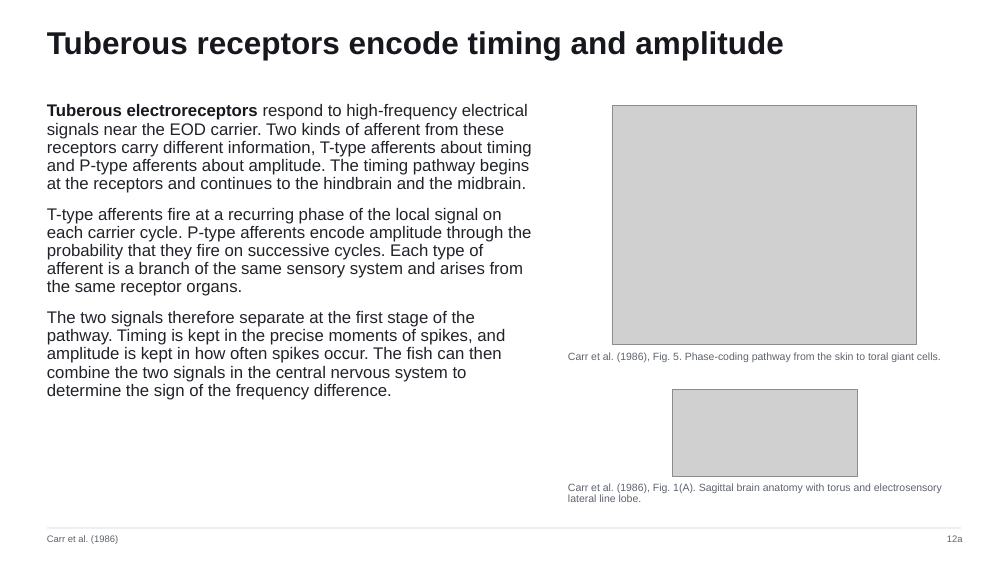
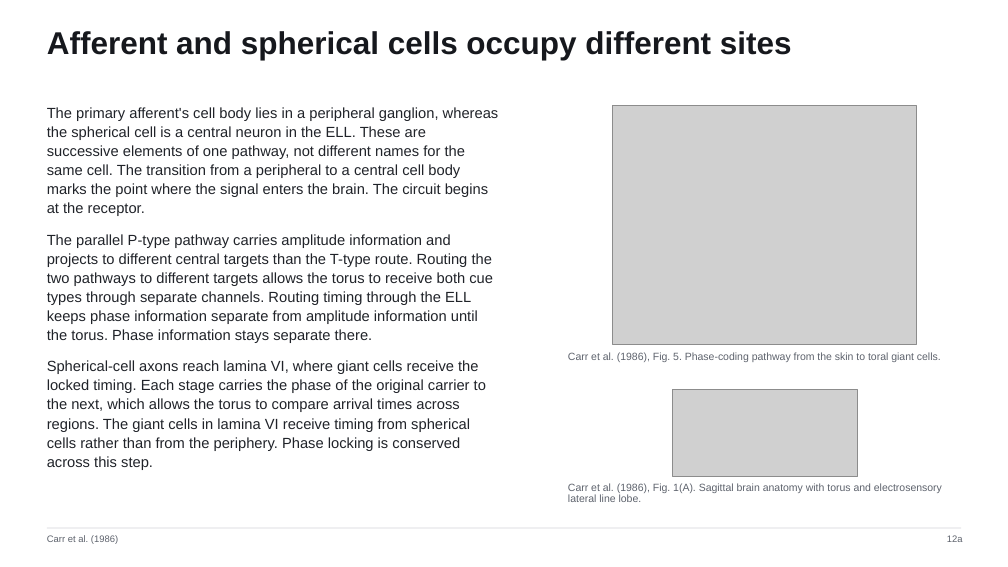
Before and after one commit to jordanxxlopez/NEUROETHOLOGY, a slide deck: slide 16 of scaffolded/Neuroethology_Lecture22_FA2026_SCAFFOLDED.pptx (slide 17 before the commit). Drawn at 1008x567 pixels with LibreOffice and Linux fonts; fonts in the diff are those of the drawing; grey boxes stand for pictures. Boxes give left, top, right and bottom in pixels: in the first picture for what was removed or moved away, otherwise in the second. Text is boxed around its words. In the diff, an @@ line names an element or a change of style, - is before the commit and + after.

```diff
--- a/scaffolded/Neuroethology_Lecture22_FA2026_SCAFFOLDED.pptx
+++ b/scaffolded/Neuroethology_Lecture22_FA2026_SCAFFOLDED.pptx
@@ text at (x1=47, y1=31, x2=792, y2=60): text changed @@
-Tuberous receptors encode timing and amplitude
+Afferent and spherical cells occupy different sites
@@ text at (x1=47, y1=107, x2=499, y2=470): text changed; size 16 to 14 pt @@
-Tuberous electroreceptors respond to high-frequency electrical signals near the EOD carrier. Two kinds of afferent from these receptors carry different information, T-type afferents about timing and P-type afferents about amplitude. The timing pathway begins at the receptors and continues to the hindbrain and the midbrain.
-T-type afferents fire at a recurring phase of the local signal on each carrier cycle. P-type afferents encode amplitude through the probability that they fire on successive cycles. Each type of afferent is a branch of the same sensory system and arises from the same receptor organs.
-The two signals therefore separate at the first stage of the pathway. Timing is kept in the precise moments of spikes, and amplitude is kept in how often spikes occur. The fish can then combine the two signals in the central nervous system to determine the sign of the frequency difference.
+The primary afferent's cell body lies in a peripheral ganglion, whereas the spherical cell is a central neuron in the ELL. These are successive elements of one pathway, not different names for the same cell. The transition from a peripheral to a central cell body marks the point where the signal enters the brain. The circuit begins at the receptor.
+The parallel P-type pathway carries amplitude information and projects to different central targets than the T-type route. Routing the two pathways to different targets allows the torus to receive both cue types through separate channels. Routing timing through the ELL keeps phase information separate from amplitude information until the torus. Phase information stays separate there.
+Spherical-cell axons reach lamina VI, where giant cells receive the locked timing. Each stage carries the phase of the original carrier to the next, which allows the torus to compare arrival times across regions. The giant cells in lamina VI receive timing from spherical cells rather than from the periphery. Phase locking is conserved across this step.
```
Also in this commit, not shown: 53 other slides changed, 5 slides added, 5 slides removed, 3 other files.
